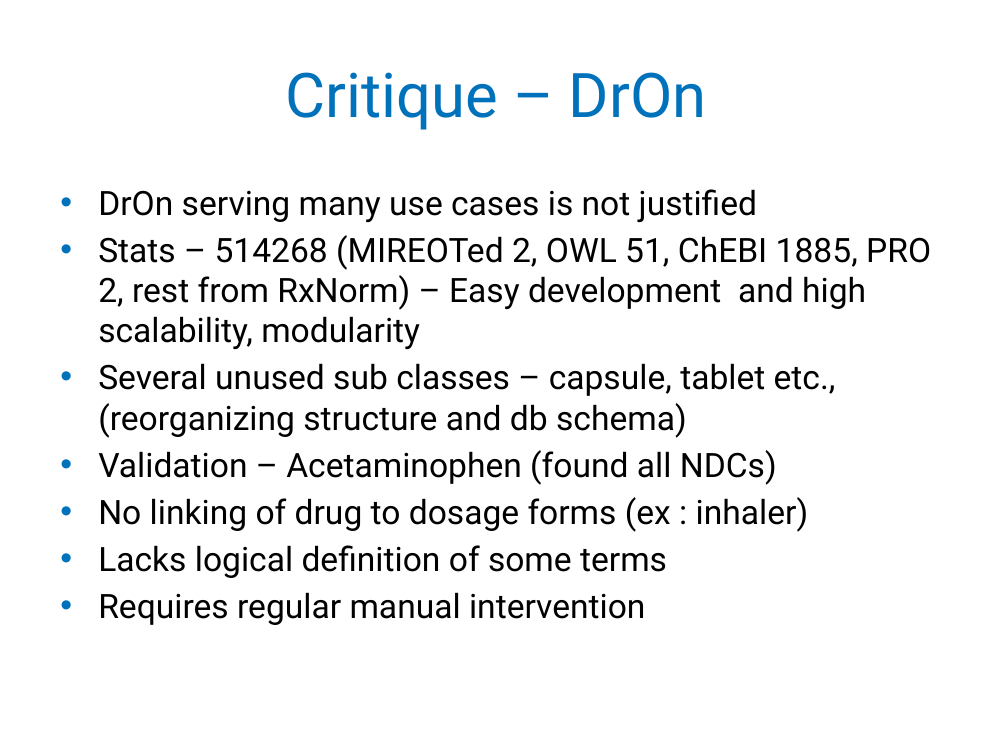
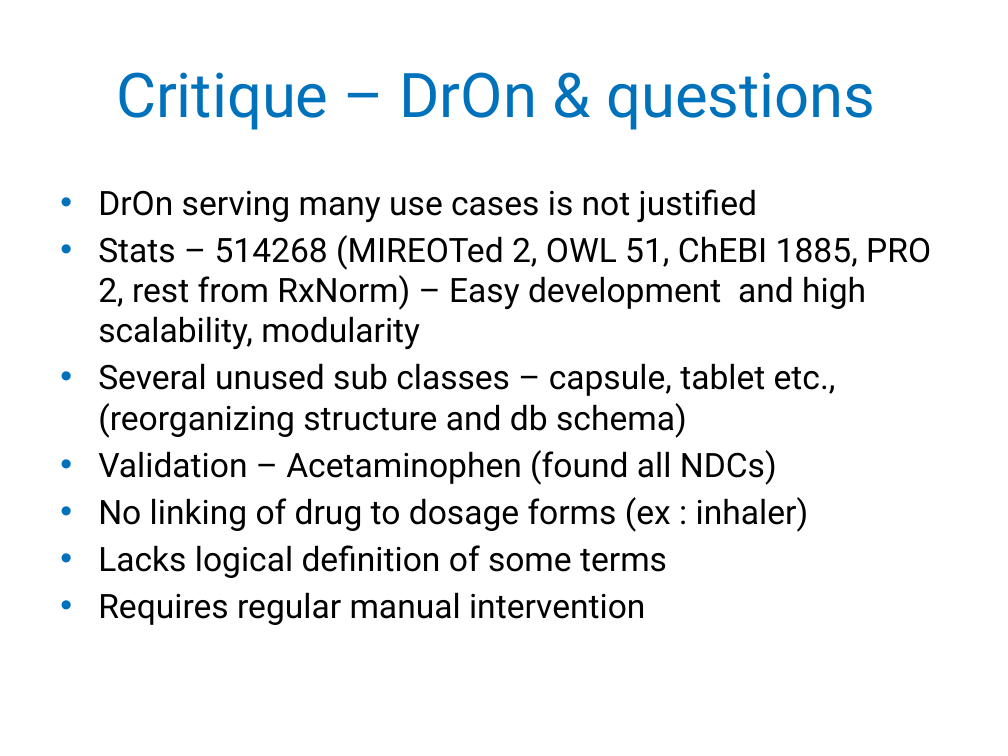
Before and after one commit to Ruthvicp/CS5560_KDM_ICP, a slide deck: slide 11 of JournalClub/KDM_JC.pptx (slide 10 before the commit). Drawn at 1008x756 pixels with LibreOffice and Linux fonts; fonts in the diff are those of the drawing; background and template pictures are left out. Boxes give left, top, right and bottom in pixels: in the first picture for what was removed or moved away, otherwise in the second. Text is boxed around its words. In the diff, an @@ line names an element or a change of style, - is before the commit and + after.

Commit message:
JC

```diff
--- a/JournalClub/KDM_JC.pptx
+++ b/JournalClub/KDM_JC.pptx
@@ title at (x1=116, y1=72, x2=875, y2=130): text changed @@
-Critique – DrOn
+Critique – DrOn & questions
```
Also in this commit, not shown: 1 other slide changed, 1 slide added.
